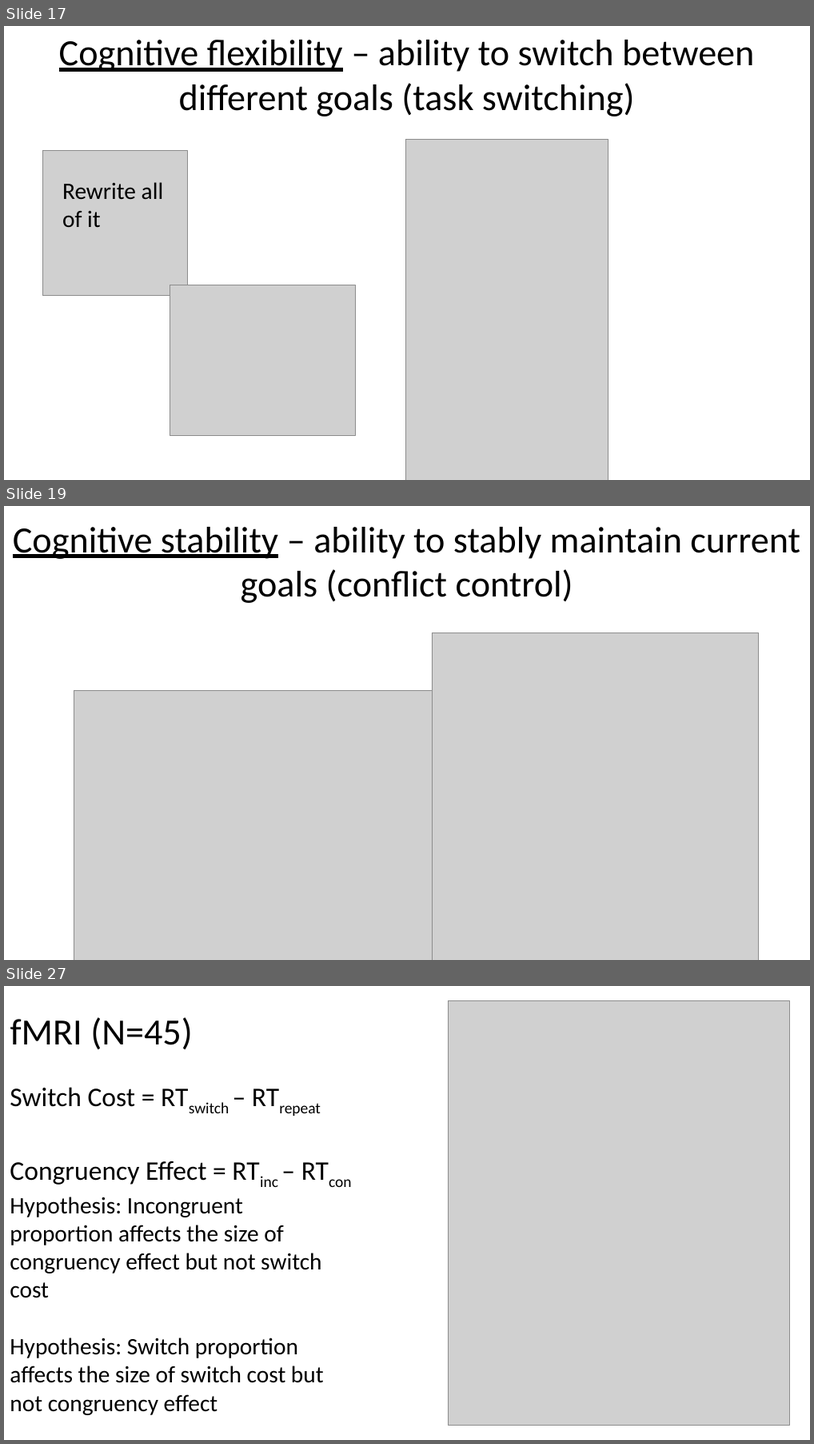
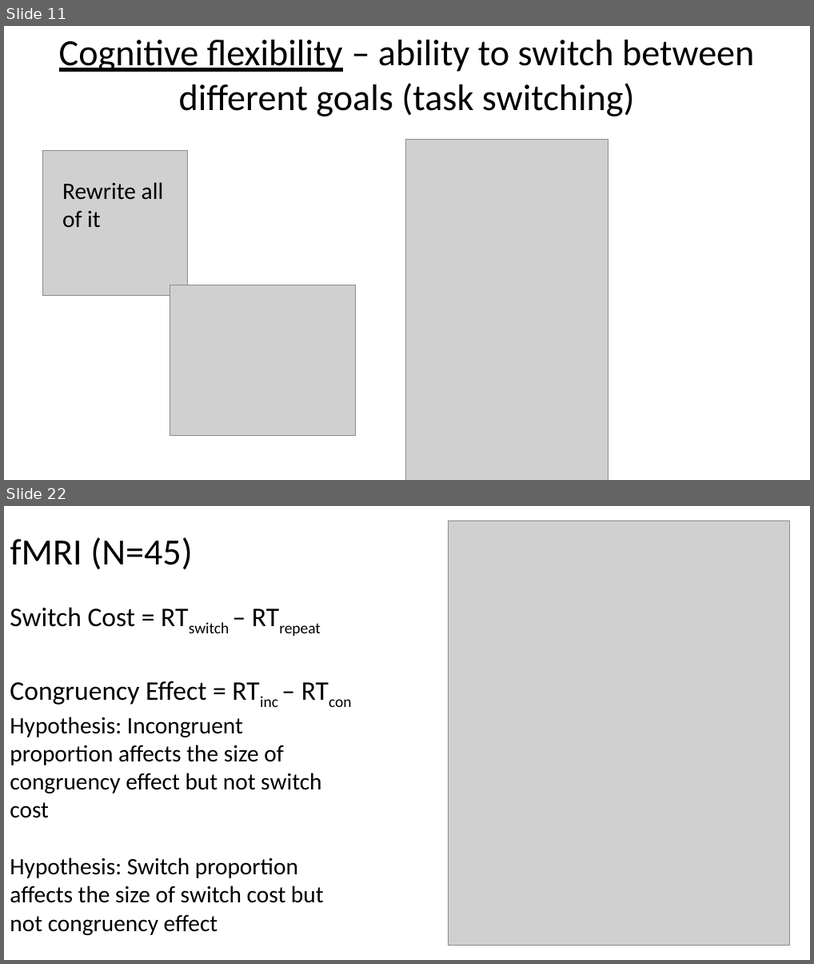
Before and after one commit to jimzhang629/third_year_talk, a slide deck: thirdYearTalk_JZ1.pptx. Shown one above the other, each under a label of ours: slides 17, 19 and 27 before the commit, slides 11 and 22 after it; the slides between them are not shown. The pictures are 814x1444 and 814x964 pixels, drawn with LibreOffice and Linux fonts; fonts in the diff are those of the drawing; grey boxes stand for pictures. Boxes give left, top, right and bottom in pixels: in the first picture for what was removed or moved away, otherwise in the second. Text is boxed around its words. In the diff, an @@ line names an element or a change of style, - is before the commit and + after.

```diff
--- a/thirdYearTalk_JZ1.pptx
+++ b/thirdYearTalk_JZ1.pptx
@@ slide 19 removed at (x1=4, y1=506, x2=810, y2=960), background #FFFFFF @@
@@ text removed at (x1=13, y1=527, x2=801, y2=603) @@
-Cognitive stability – ability to stably maintain current goals (conflict control)
@@ picture removed at (x1=432, y1=632, x2=759, y2=960) @@
@@ picture removed at (x1=74, y1=690, x2=432, y2=960) @@
@@ what was slide 17 is now slide 11 @@
@@ what was slide 27 is now slide 22 @@
```
Also in this commit, not shown: 5 slides changed, 5 slides added, 9 other slides removed.
